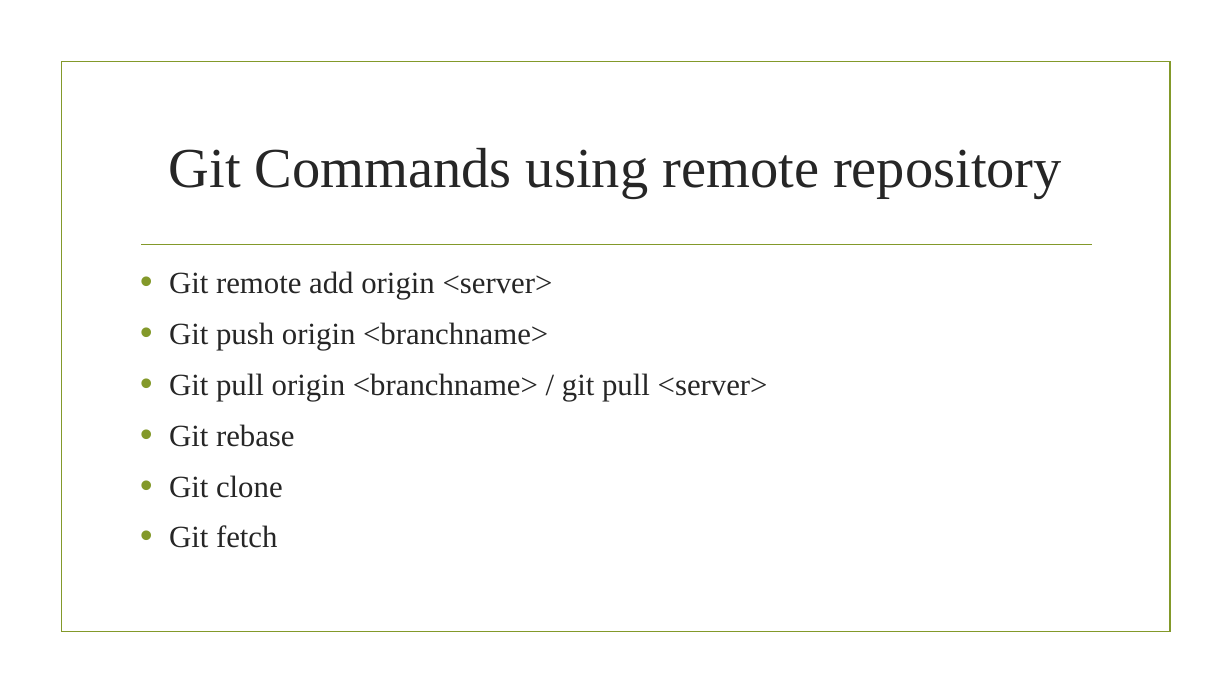
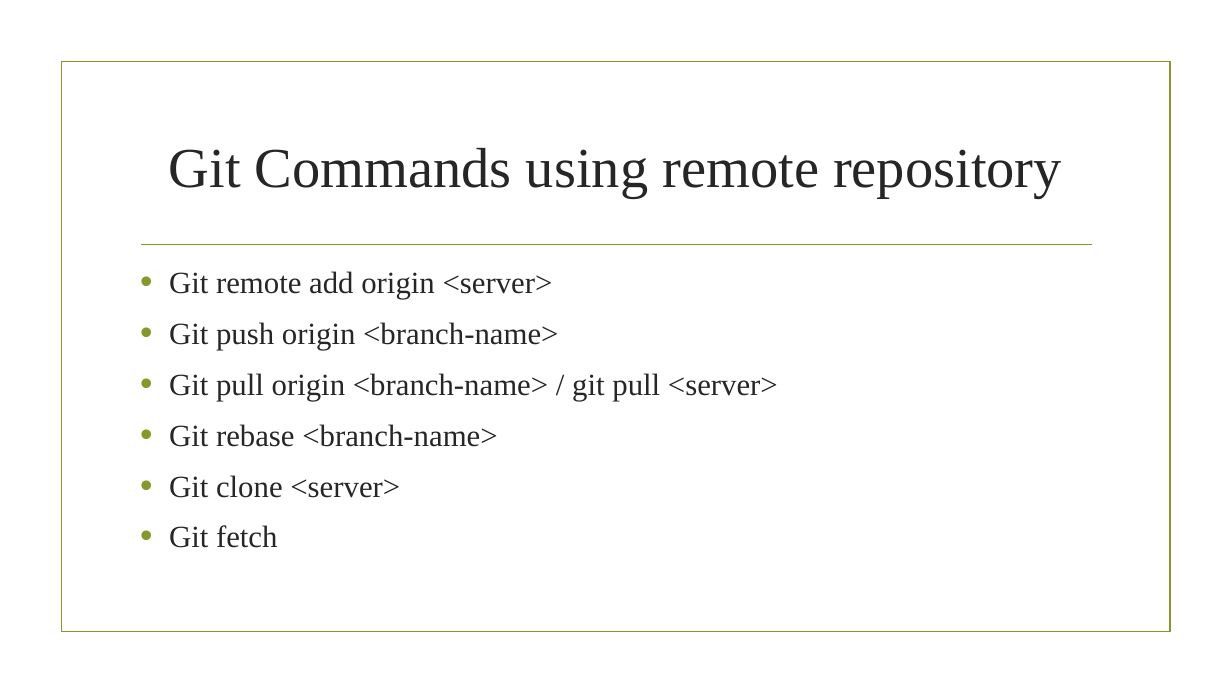
Before and after one commit to Rameshwar-Sarma/sumit, a slide deck: slide 14 of git.pptx. Drawn at 1232x693 pixels with LibreOffice and Linux fonts; fonts in the diff are those of the drawing; background and template pictures are left out. Boxes give left, top, right and bottom in pixels: in the first picture for what was removed or moved away, otherwise in the second. Text is boxed around its words. In the diff, an @@ line names an element or a change of style, - is before the commit and + after.

```diff
--- a/git.pptx
+++ b/git.pptx
@@ text at [169,322,778,498]: text changed @@
-• Git push origin <branchname>
-• Git pull origin <branchname> / git pull <server>
-• Git rebase
-• Git clone
+• Git push origin <branch-name>
+• Git pull origin <branch-name> / git pull <server>
+• Git rebase <branch-name>
+• Git clone <server>
```
Also in this commit, not shown: 2 other slides changed.
